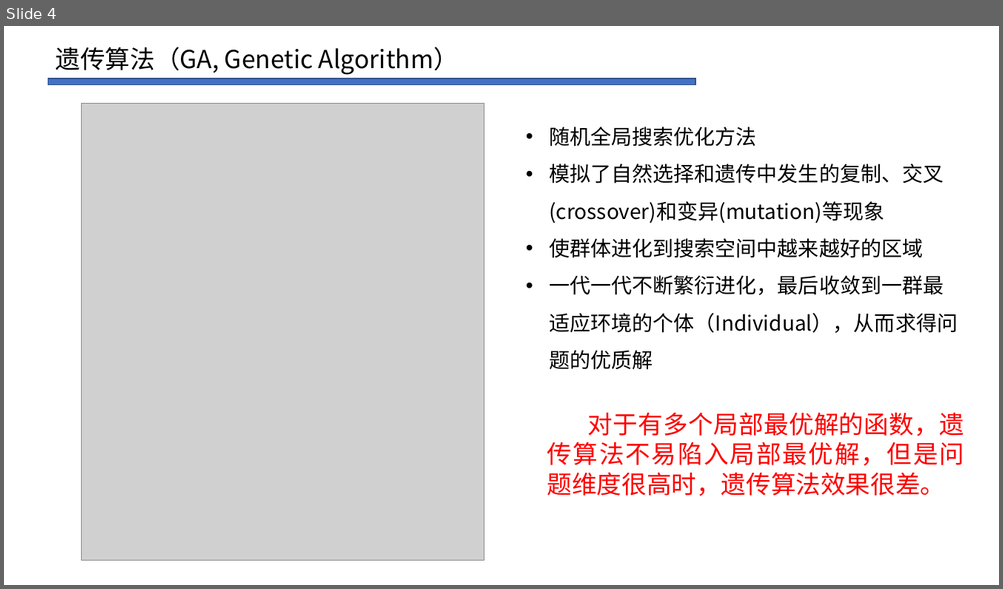
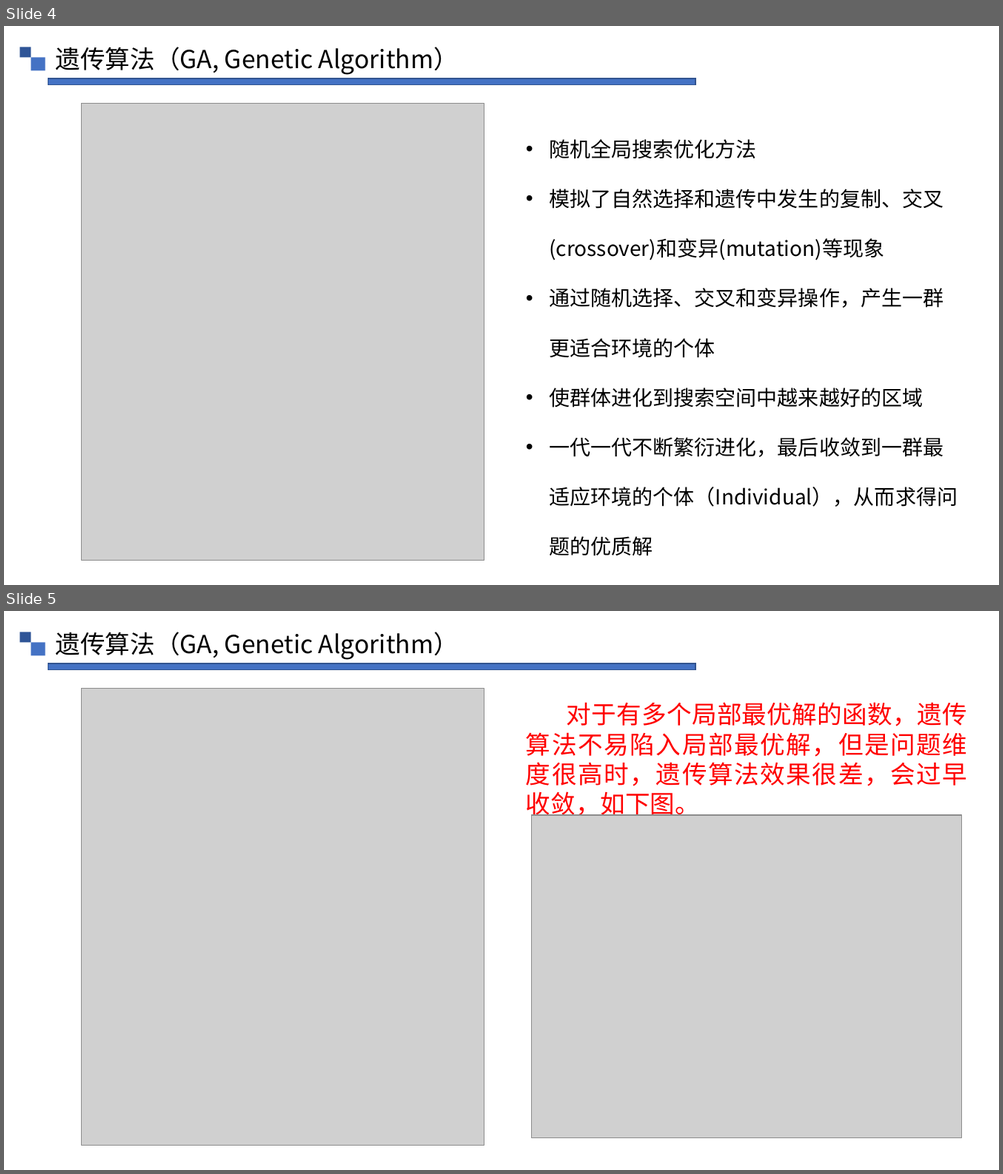
Before and after one commit to ezrealcong/AI_experiment, a slide deck: 演示PPT.pptx. Shown one above the other, each under a label of ours: slide 4 before the commit, slides 4 and 5 after it. The pictures are 1003x589 and 1003x1174 pixels, drawn with LibreOffice and Linux fonts; fonts in the diff are those of the drawing; grey boxes stand for pictures; background and template pictures are left out. Boxes give left, top, right and bottom in pixels: in the first picture for what was removed or moved away, otherwise in the second. Text is boxed around its words. In the diff, an @@ line names an element or a change of style, - is before the commit and + after.

```diff
--- a/演示PPT.pptx
+++ b/演示PPT.pptx
@@ slide 5 added at box(4, 611, 999, 1170), background #FFFFFF @@
@@ rectangle added at box(20, 632, 31, 642), fill #2F5597 @@
@@ text added at box(56, 632, 458, 660), 24 pt, text #000000 @@
+遗传算法（GA, Genetic Algorithm）
@@ rectangle added at box(31, 642, 45, 655), fill #4472C4 @@
@@ rectangle added at box(48, 664, 695, 670), fill #4472C4, outline #325491 1 pt @@
@@ picture added at box(81, 689, 484, 1145) @@
@@ text added at box(526, 702, 967, 820), 24 pt, text #FF0000 @@
+对于有多个局部最优解的函数，遗传算法不易陷入局部最优解，但是问题维度很高时，遗传算法效果很差，会过早收敛，如下图。
@@ picture added at box(532, 815, 962, 1139) @@
@@ slide 4 changed as well @@
@@ rectangle added at box(20, 47, 31, 57), fill #2F5597 @@
@@ rectangle added at box(31, 57, 45, 70), fill #4472C4 @@
@@ text at box(549, 139, 957, 557): line spacing 1.5 to 2 @@
@@ text at box(549, 288, 943, 358): paragraph added @@
+• 通过随机选择、交叉和变异操作，产生一群更适合环境的个体
@@ text removed at box(547, 412, 964, 497) @@
-对于有多个局部最优解的函数，遗传算法不易陷入局部最优解，但是问题维度很高时，遗传算法效果很差。
```
Also in this commit, not shown: 4 other slides changed, 5 other slides added, 2 slides removed.
